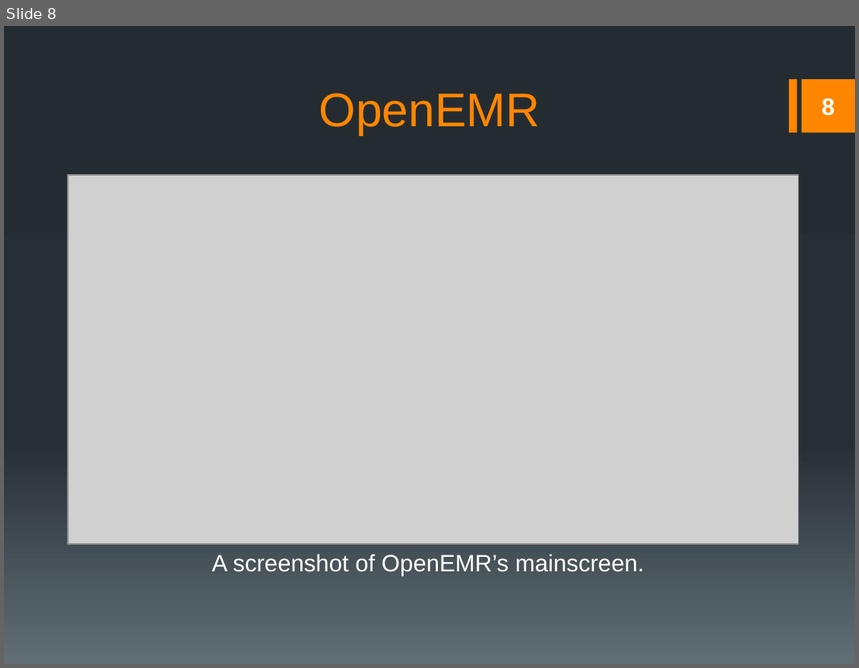
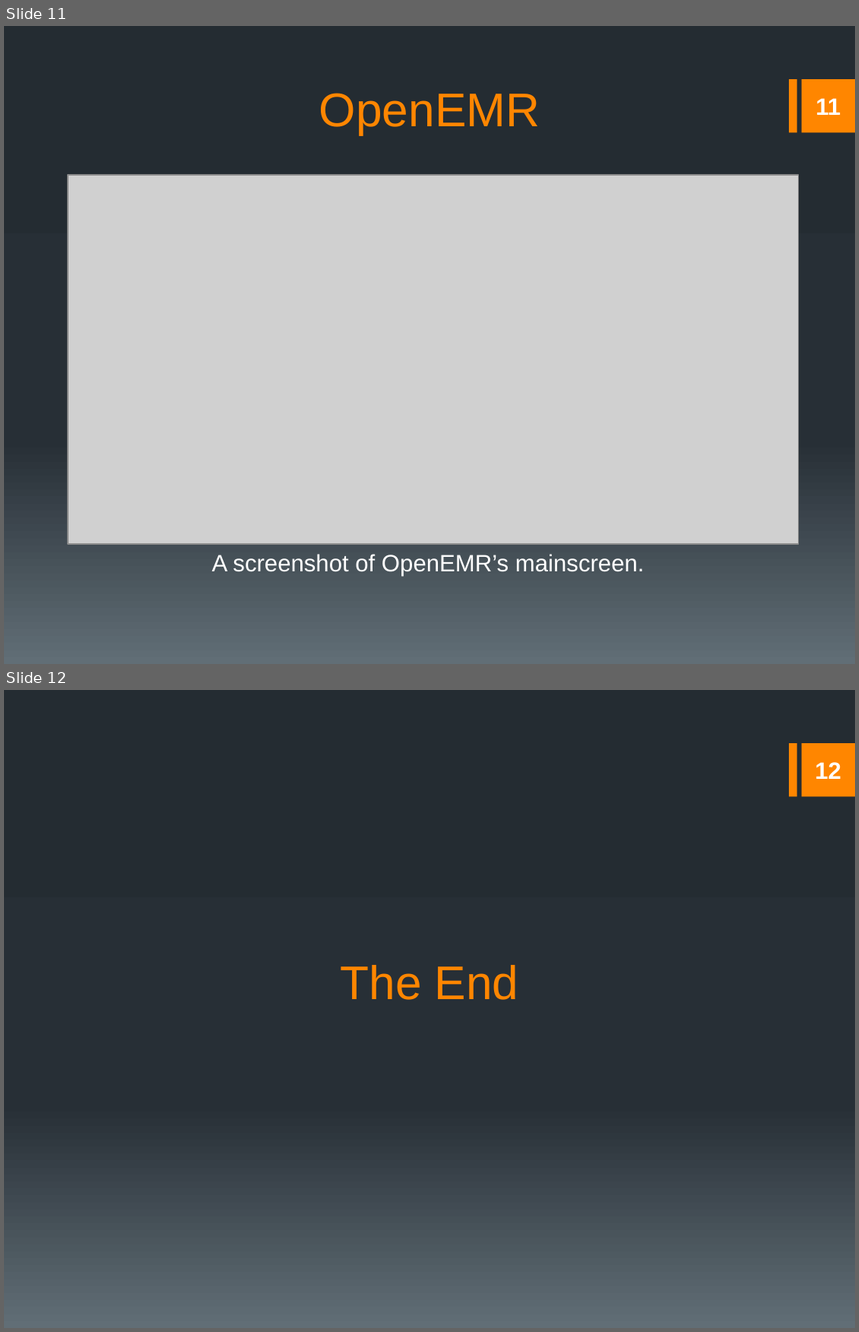
Before and after one commit to rmkane/semrs, a slide deck: Documentation/Final_Presentation.pptx. Shown one above the other, each under a label of ours: slide 8 before the commit, slides 11 and 12 after it. The pictures are 859x668 and 859x1332 pixels, drawn with LibreOffice and Linux fonts; fonts in the diff are those of the drawing; grey boxes stand for pictures. Boxes give left, top, right and bottom in pixels: in the first picture for what was removed or moved away, otherwise in the second. Text is boxed around its words. In the diff, an @@ line names an element or a change of style, - is before the commit and + after.

```diff
--- a/Documentation/Final_Presentation.pptx
+++ b/Documentation/Final_Presentation.pptx
@@ slide 12 added at box(4, 690, 855, 1328), background gradient #242C33 to #273037 to #636D76; not listed: 2 template elements that a slide beside it also shows @@
@@ page number added at box(815, 762, 842, 779), 20 pt, text #FFFFFF, bold @@
+12
@@ title added at box(340, 965, 519, 1000), 40 pt, text #FF8600 @@
+The End
@@ what was slide 8 is now slide 11 @@
@@ page number at box(816, 98, 841, 115): text changed @@
-8
+11
```
Also in this commit, not shown: 3 slides changed, 2 slides removed, 3 other files.
